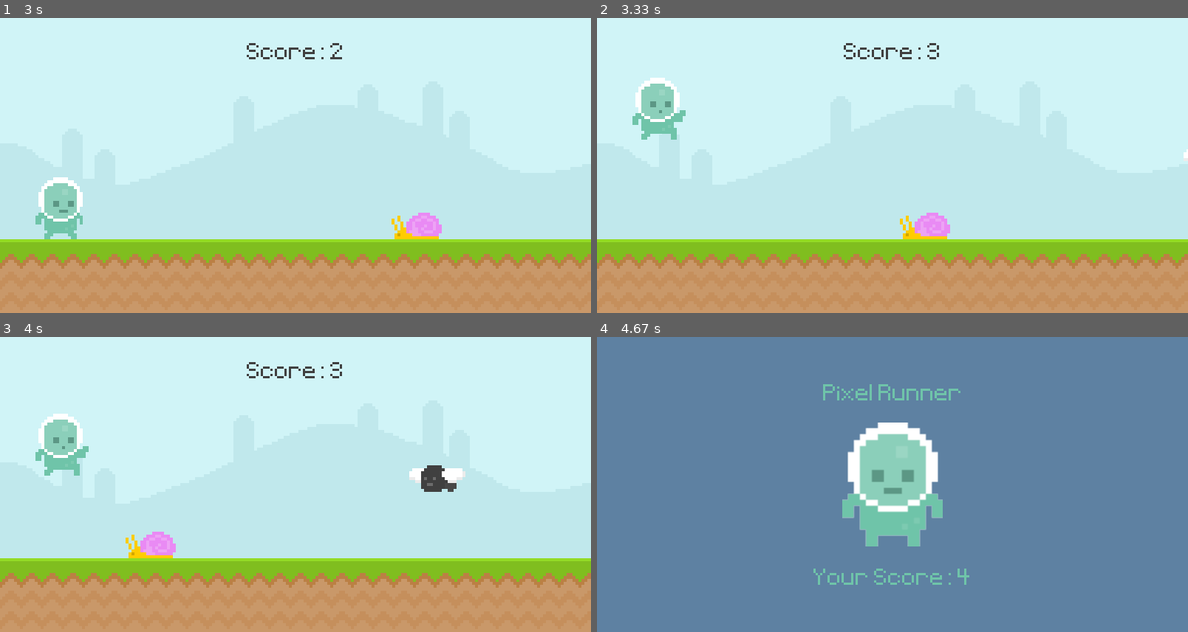
Above: before the commit, frames 1-4 (two rows, left to right).
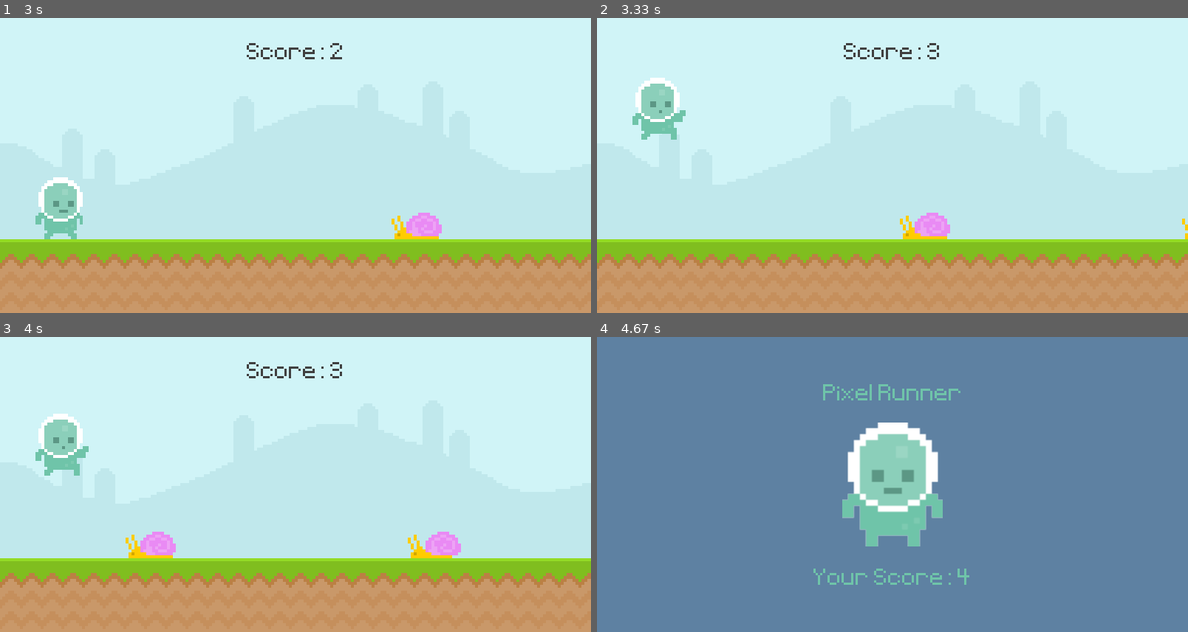
Above: after the commit, the same moments.

Repository: ShadowStorm0/PyGame
Game: pygame game, started from FirstGame/First_Game.py
The game is run twice, just before and just after one commit, with the same random seed, the same clock (stepped at 60 frames per second) and the same inputs.
Inputs:
- Up to frame 1 (3 s): tap Space at 0.33 s
- Up to frame 2 (3.33 s): tap Space at 3.17 s
- Up to frame 3 (4 s): tap Space at 3.57, 3.87 s
- Up to frame 4 (4.67 s): tap Space at 4.07, 4.4 s

Frame 1 is identical in both runs. In frame 2, less than 0.1% of the frame differs, in the area x 99-100%, y 44-75%; in frame 3, 1.2%, in the area x 69-79%, y 43-75%; in frame 4, nothing differs.

Commit message:
Increased Frequency of Snails
Signed-off-by: ShadowStorm0 <41564329+ShadowStorm0@users.noreply.github.com>

Diff:
--- a/FirstGame/First_Game.py
+++ b/FirstGame/First_Game.py
@@ -149,7 +149,7 @@
             # Selects one in the list to draw
             if game_active:
                 if event.type == obstacle_timer:
-                    obstacle_group.add(Obstacle(choice(['fly', 'snail', 'blank'])))
+                    obstacle_group.add(Obstacle(choice(['fly', 'snail', 'snail', 'blank'])))
 
         # Game Loop
         if game_active:
